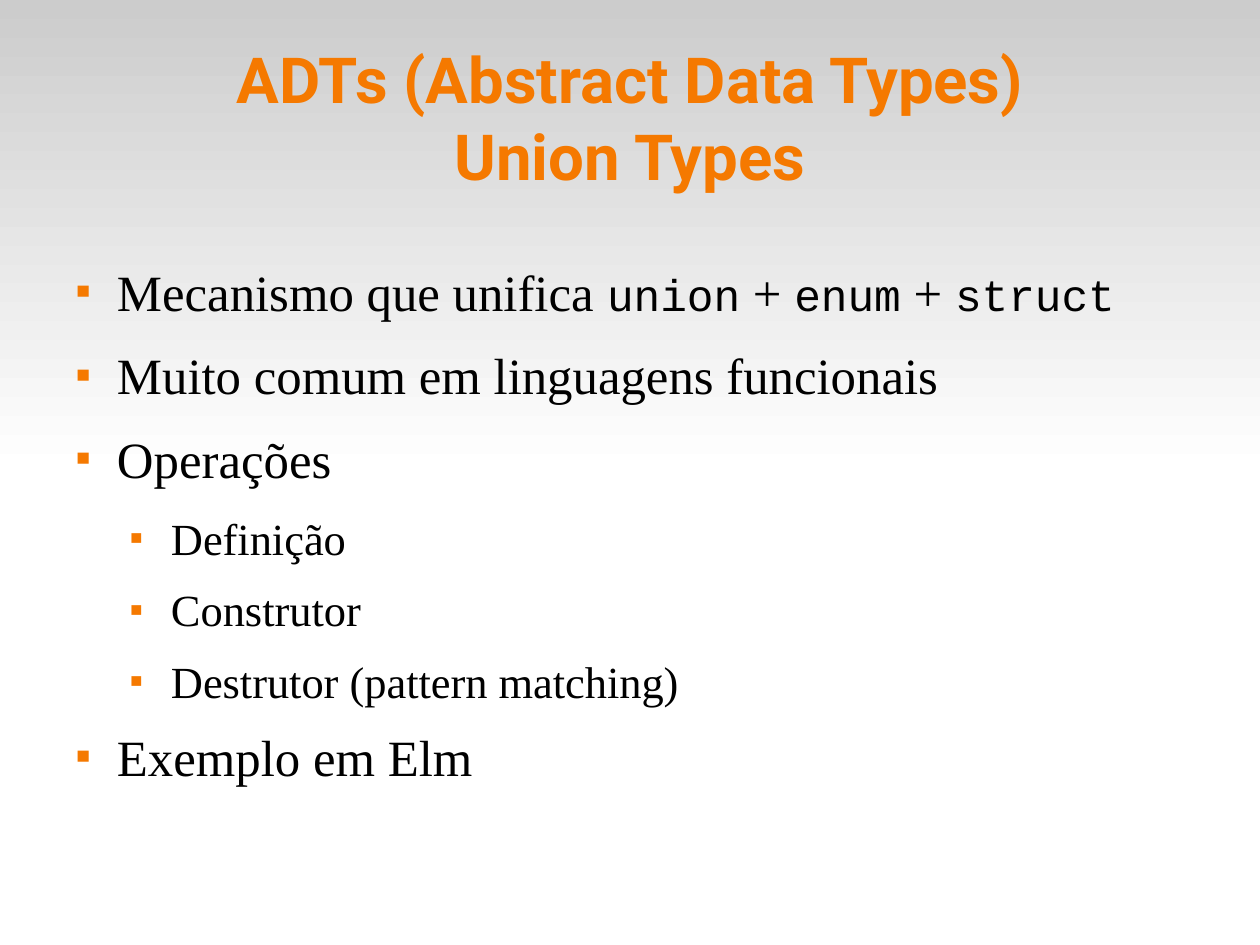
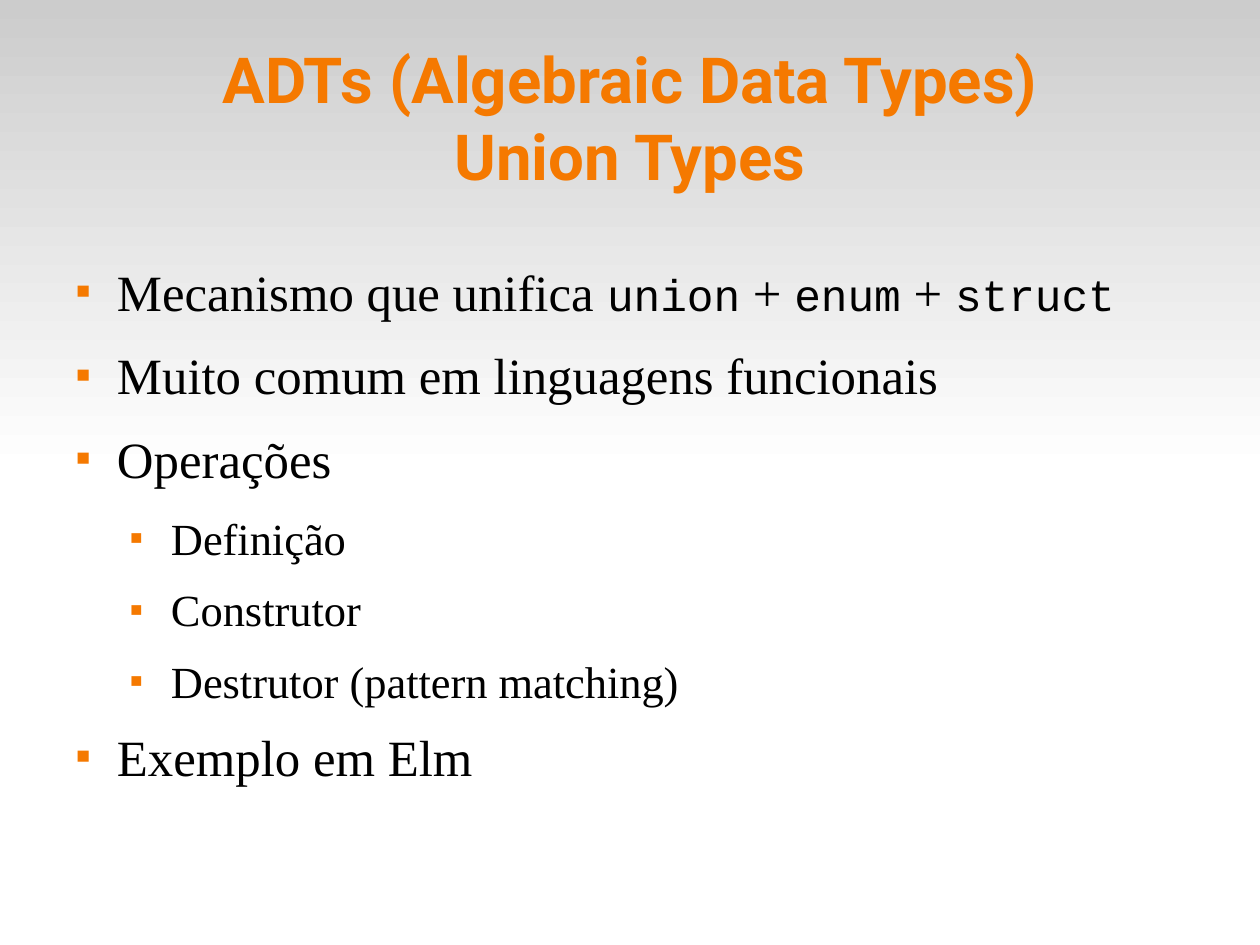
Before and after one commit to fsantanna-uerj/EDL, a slide deck: slide 36 of slides/edl-05-data.odp. Drawn at 1260x945 pixels with LibreOffice and Linux fonts; fonts in the diff are those of the drawing. Boxes give left, top, right and bottom in pixels: in the first picture for what was removed or moved away, otherwise in the second. Text is boxed around its words. In the diff, an @@ line names an element or a change of style, - is before the commit and + after.

```diff
--- a/slides/edl-05-data.odp
+++ b/slides/edl-05-data.odp
@@ title at [222,53,1038,194]: text changed @@
-ADTs (Abstract Data Types)
-Union Types
+ADTs (Algebraic Data Types)
+Union Types
```
Also in this commit, not shown: 1 other slide changed, 13 other files.
